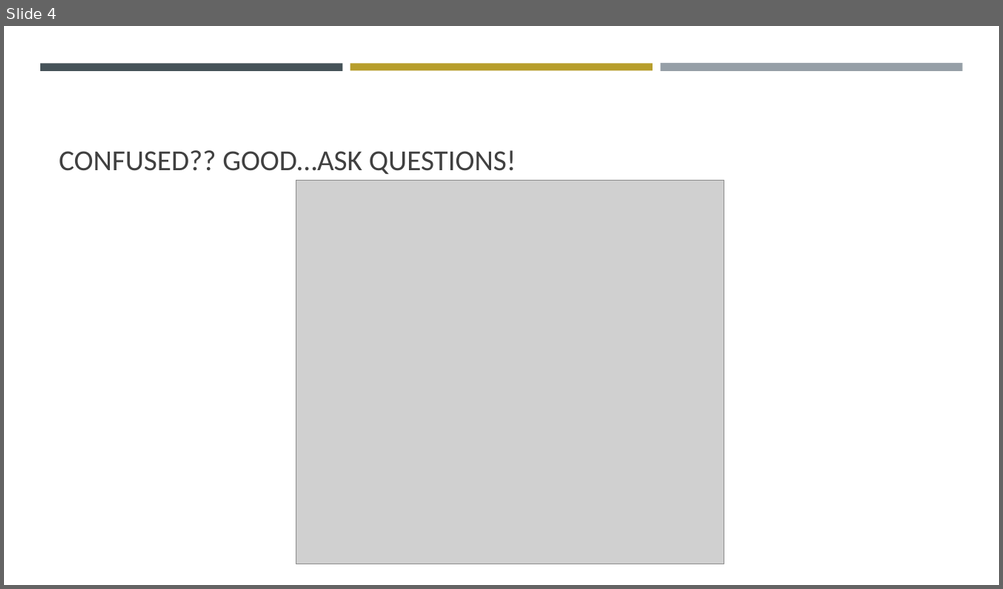
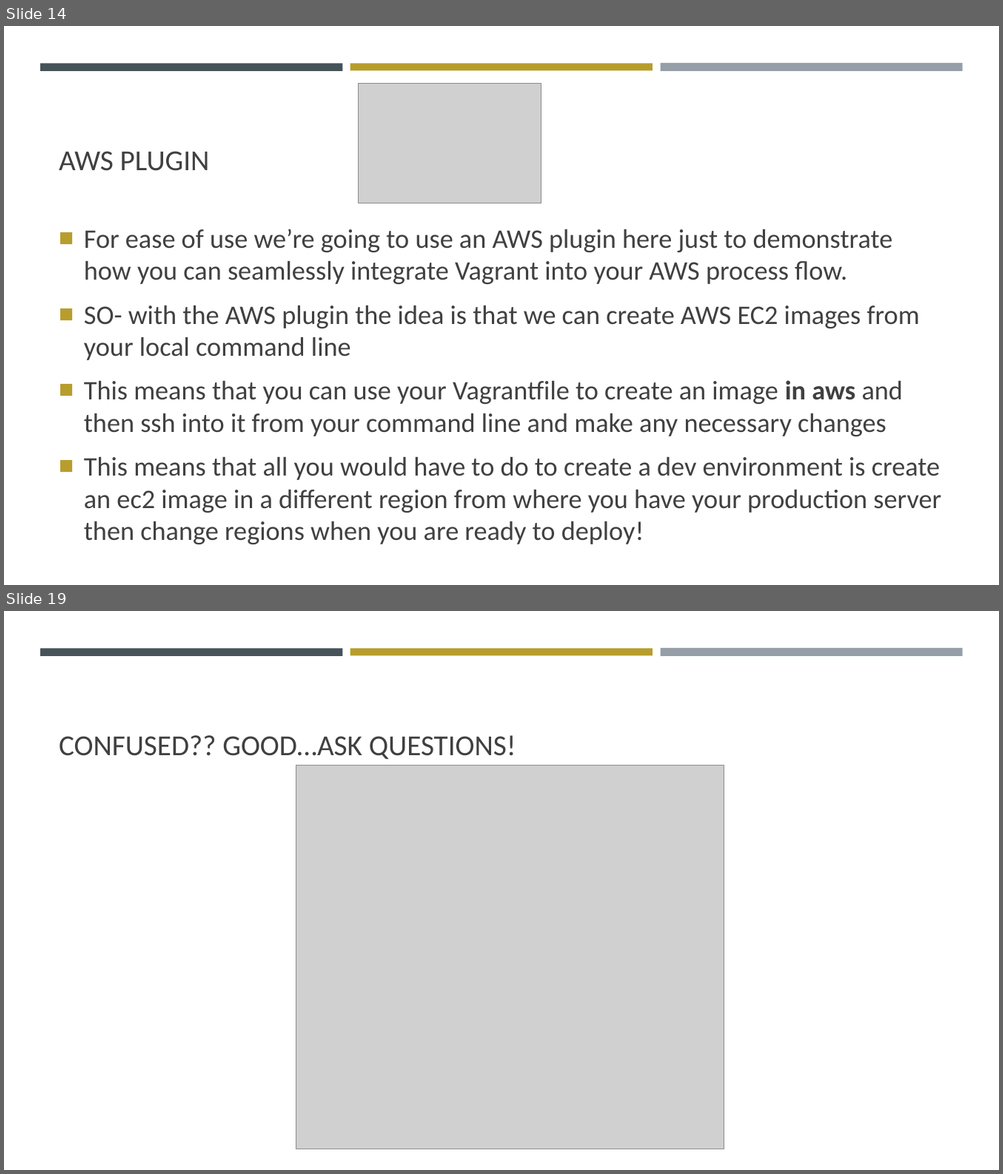
Before and after one commit to ferninphilly/accelebrate-vagrant-docker, a slide deck: module03/presentationThree.pptx. Shown one above the other, each under a label of ours: slide 4 before the commit, slides 14 and 19 after it; the slides between them are not shown. The pictures are 1003x589 and 1003x1174 pixels, drawn with LibreOffice and Linux fonts; fonts in the diff are those of the drawing; grey boxes stand for pictures. Boxes give left, top, right and bottom in pixels: in the first picture for what was removed or moved away, otherwise in the second. Text is boxed around its words. In the diff, an @@ line names an element or a change of style, - is before the commit and + after.

```diff
--- a/module03/presentationThree.pptx
+++ b/module03/presentationThree.pptx
@@ slide 14 added at (4,26,999,585), background #FFFFFF; not listed: 3 template elements that a slide beside it also shows @@
@@ picture added at (358,84,540,204) @@
@@ title added at (59,151,210,171), 28 pt, text #404040 @@
+AWS PLUGIN
@@ text added at (84,229,941,545), 25.9 pt, text #404040 @@
+■ For ease of use we’re going to use an AWS plugin here just to demonstrate how you can seamlessly integrate Vagrant into your AWS process flow.
+■ SO- with the AWS plugin the idea is that we can create AWS EC2 images from your local command line
+■ This means that you can use your Vagrantfile to create an image in aws and then ssh into it from your command line and make any necessary changes
+■ This means that all you would have to do to create a dev environment is create an ec2 image in a different region from where you have your production server then change regions when you are ready to deploy!
@@ what was slide 4 is now slide 19 @@
```
Also in this commit, not shown: 2 slides changed, 14 other slides added.
